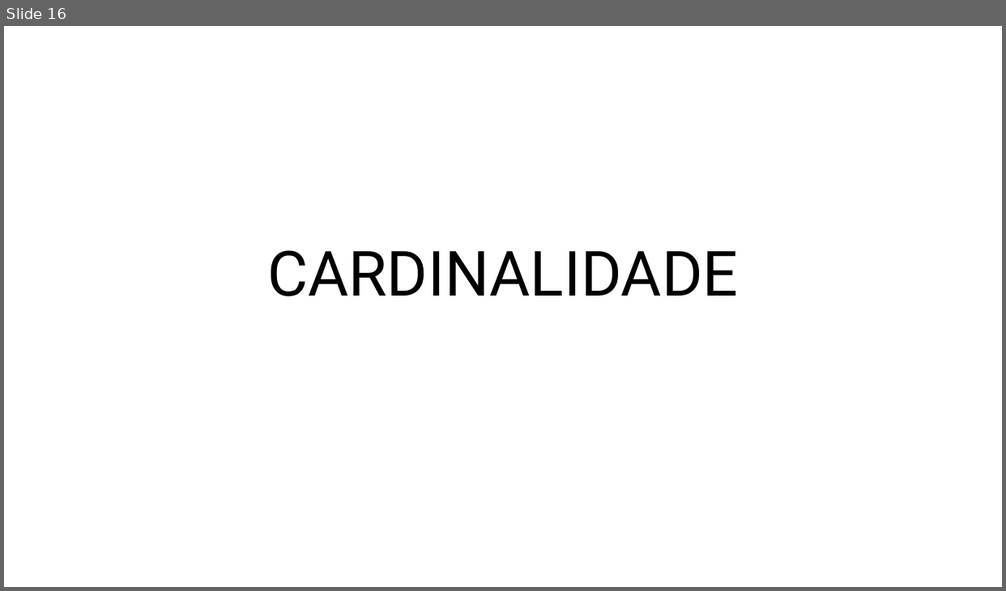
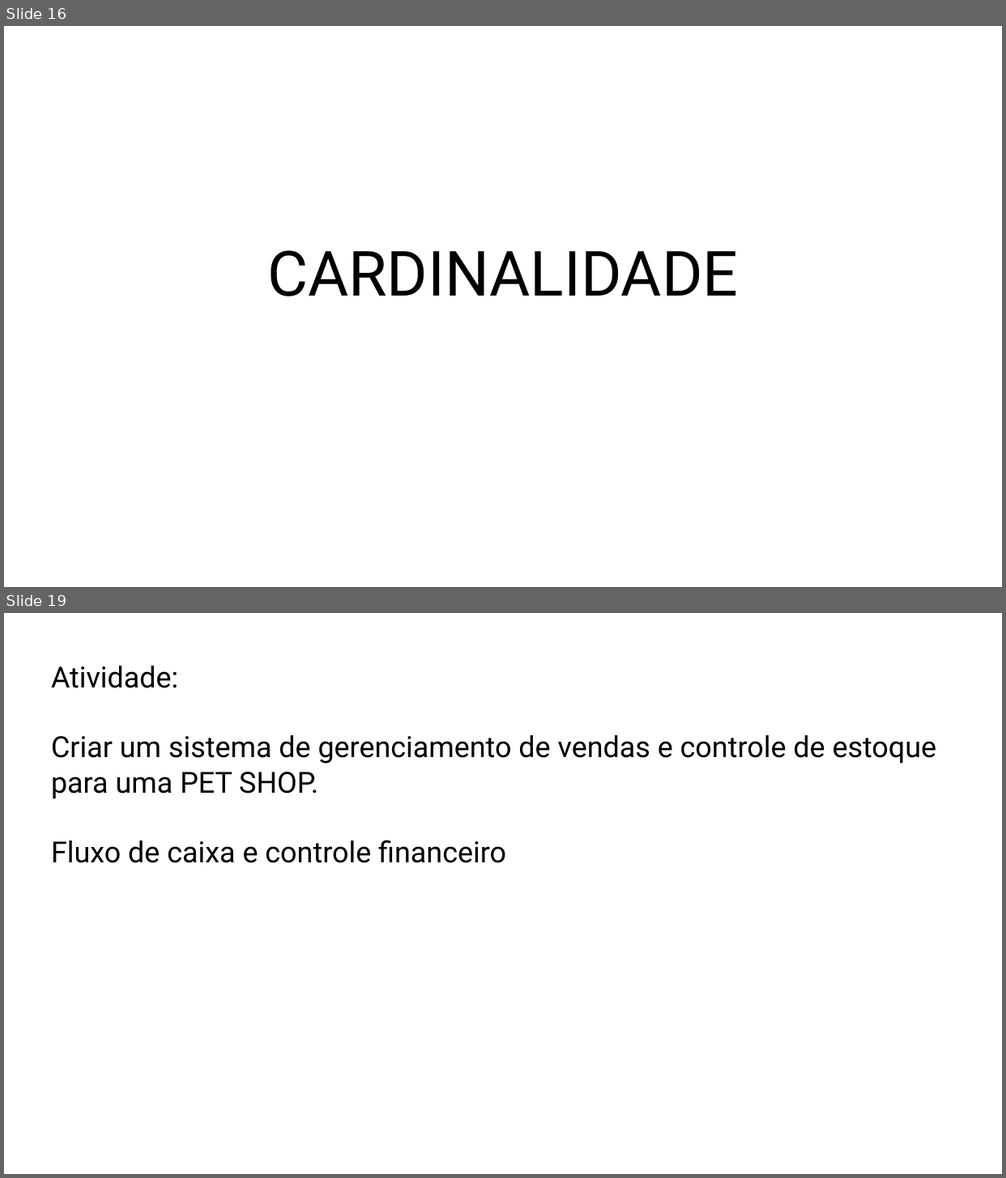
Before and after one commit to profpedrosenac/T16, a slide deck: UC10/Modelagem de dados.pptx. Shown one above the other, each under a label of ours: slide 16 before the commit, slides 16 and 19 after it; the slides between them are not shown. The pictures are 1006x591 and 1006x1178 pixels, drawn with LibreOffice and Linux fonts; fonts in the diff are those of the drawing. Boxes give left, top, right and bottom in pixels: in the first picture for what was removed or moved away, otherwise in the second. Text is boxed around its words. In the diff, an @@ line names an element or a change of style, - is before the commit and + after.

```diff
--- a/UC10/Modelagem de dados.pptx
+++ b/UC10/Modelagem de dados.pptx
@@ slide 19 added at (4,613,1002,1174), background #FFFFFF @@
@@ text added at (51,666,937,863), 28 pt, text #000000 @@
+Atividade:
+Criar um sistema de gerenciamento de vendas e controle de estoque para uma PET SHOP.
+Fluxo de caixa e controle financeiro
```
